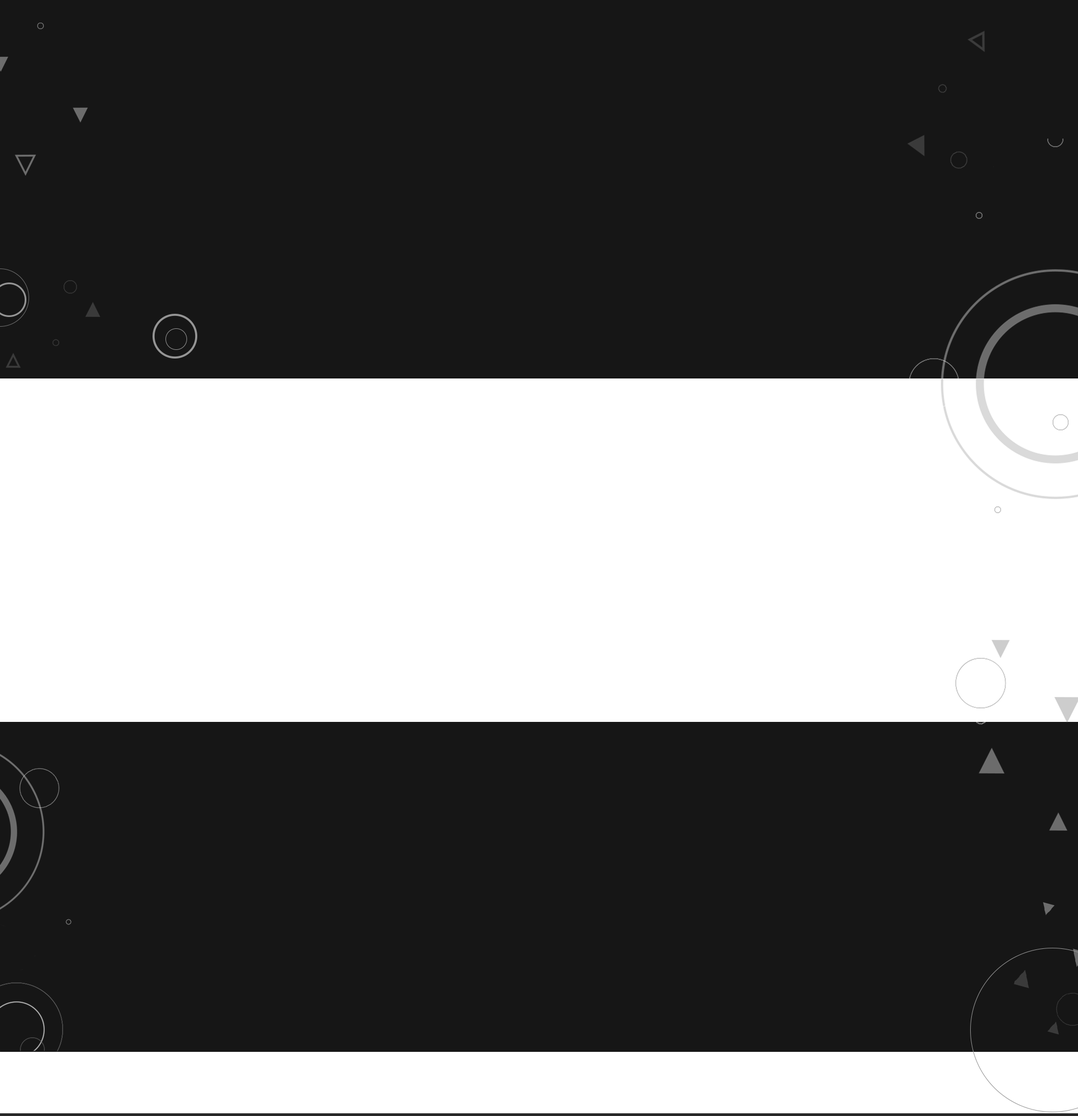
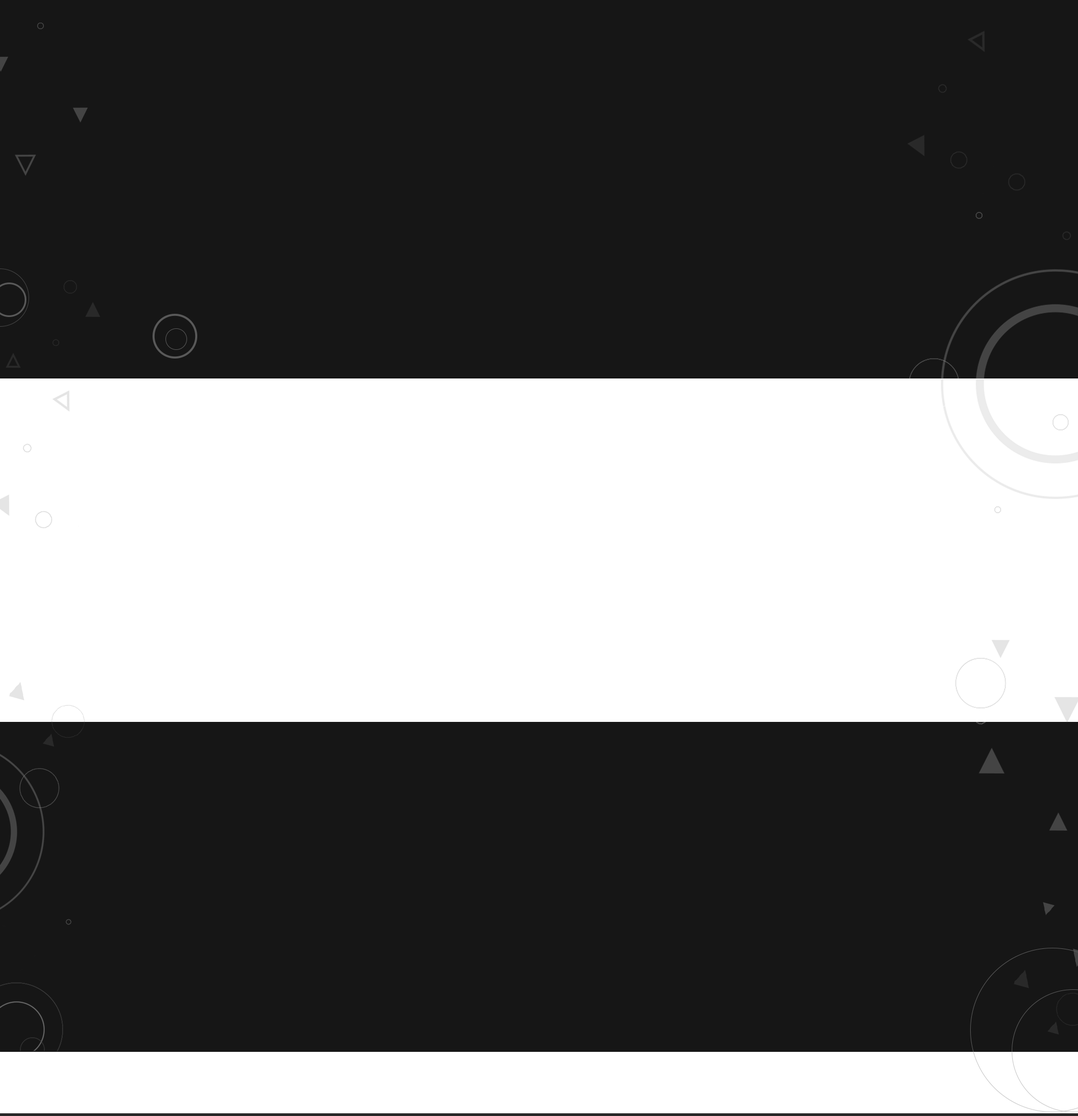
Layered file, before and after one edit (1078x1116). Changes by layer:
added group "그룹 1" with 14 layers above "레이어 1" over [left=0, top=22, right=1078, bottom=1113]
added layer "레이어 4" in group "그룹 1" over [left=982, top=173, right=1072, bottom=241]
added layer "레이어 5" in group "그룹 1" over [left=0, top=390, right=79, bottom=529]
moved "레이어 2 복사" into group "그룹 1" over [left=0, top=30, right=1023, bottom=926]
added layer "타원 3 복사" in group "그룹 1" over [left=1011, top=989, right=1078, bottom=1113]
moved "타원 3" into group "그룹 1" over [left=970, top=947, right=1078, bottom=1113]
moved "타원 2" into group "그룹 1" over [left=152, top=313, right=198, bottom=359]
moved "타원 1" into group "그룹 1" over [left=165, top=328, right=188, bottom=350]
moved "타원 5" into group "그룹 1" over [left=0, top=268, right=30, bottom=327]
added layer "레이어 3 복사" in group "그룹 1" over [left=9, top=682, right=85, bottom=747]
moved "레이어 3" into group "그룹 1" over [left=1014, top=901, right=1078, bottom=1035]
moved "타원 4" into group "그룹 1" over [left=0, top=282, right=27, bottom=318]
moved "레이어 2" into group "그룹 1", painted on it over [left=0, top=22, right=1078, bottom=1052]
